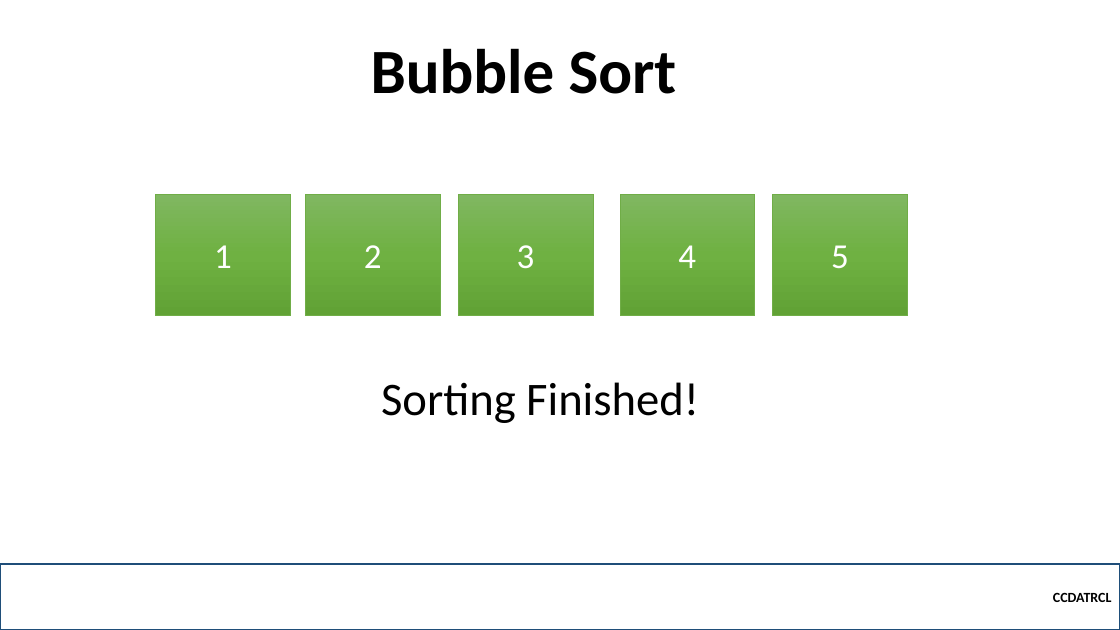
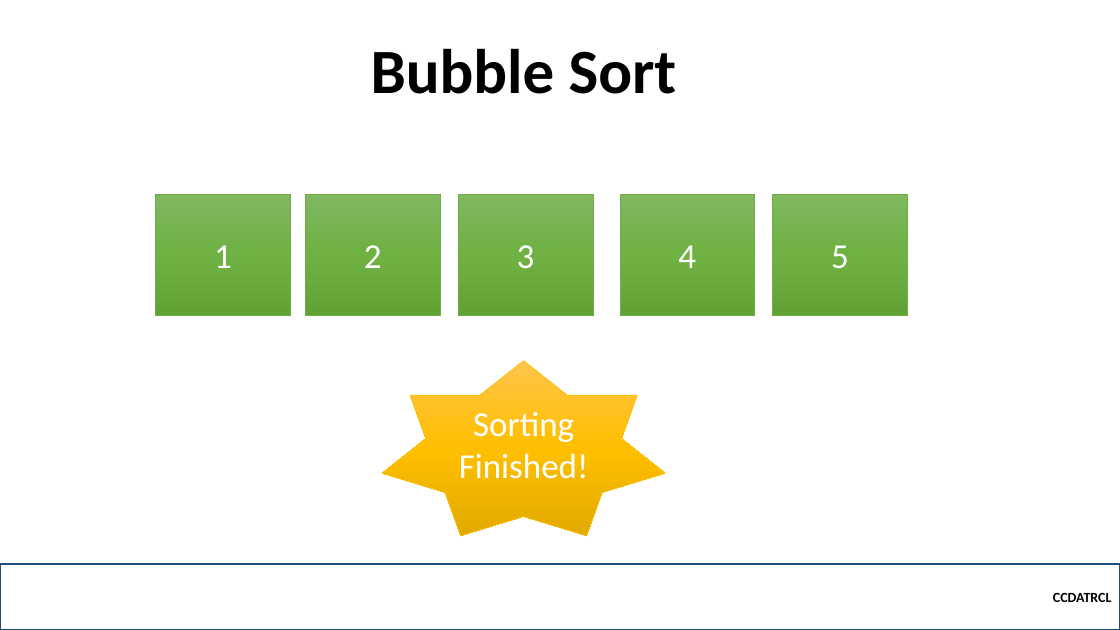
Before and after one commit to robitussin/CCDATRCL, a slide deck: slide 18 of 5 - Sorting Algorithms/Bubble Sort.pptx. Drawn at 1120x630 pixels with LibreOffice and Linux fonts; fonts in the diff are those of the drawing; background and template pictures are left out. Boxes give left, top, right and bottom in pixels: in the first picture for what was removed or moved away, otherwise in the second. Text is boxed around its words. In the diff, an @@ line names an element or a change of style, - is before the commit and + after.

```diff
--- a/5 - Sorting Algorithms/Bubble Sort.pptx
+++ b/5 - Sorting Algorithms/Bubble Sort.pptx
@@ star "Sorting Finished!": place and size @@
-star "Sorting Finished!" at (381,382,699,423)
+star "Sorting Finished!" at (382,360,665,535)
@@ star "Sorting Finished!" at (382,360,665,535): size 40 to 30 pt, text colour #000000 to #FFFFFF; alignment left to centre; vertical alignment top to middle; fill none to gradient #FFC64B to #FFC000 to #E3AB00; outline none to #FFC000 0.5 pt @@
```
Also in this commit, not shown: 5 other files.
